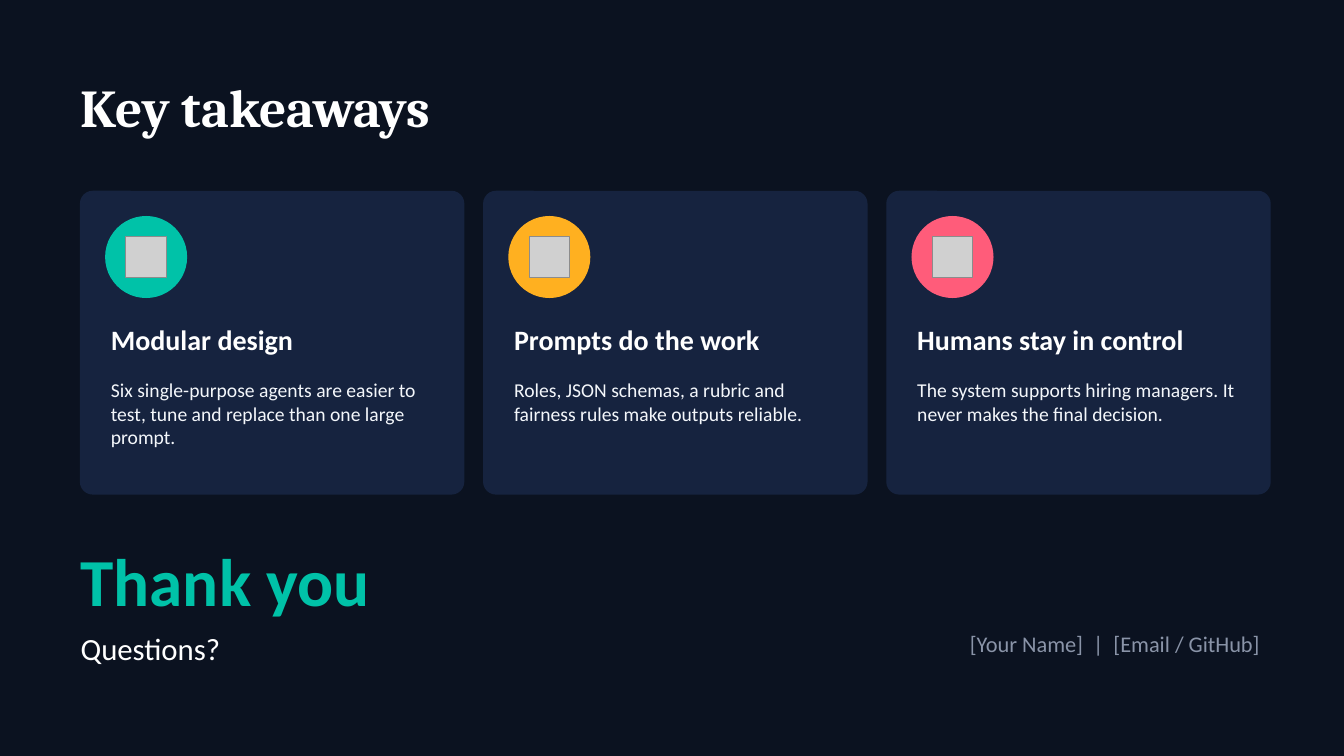
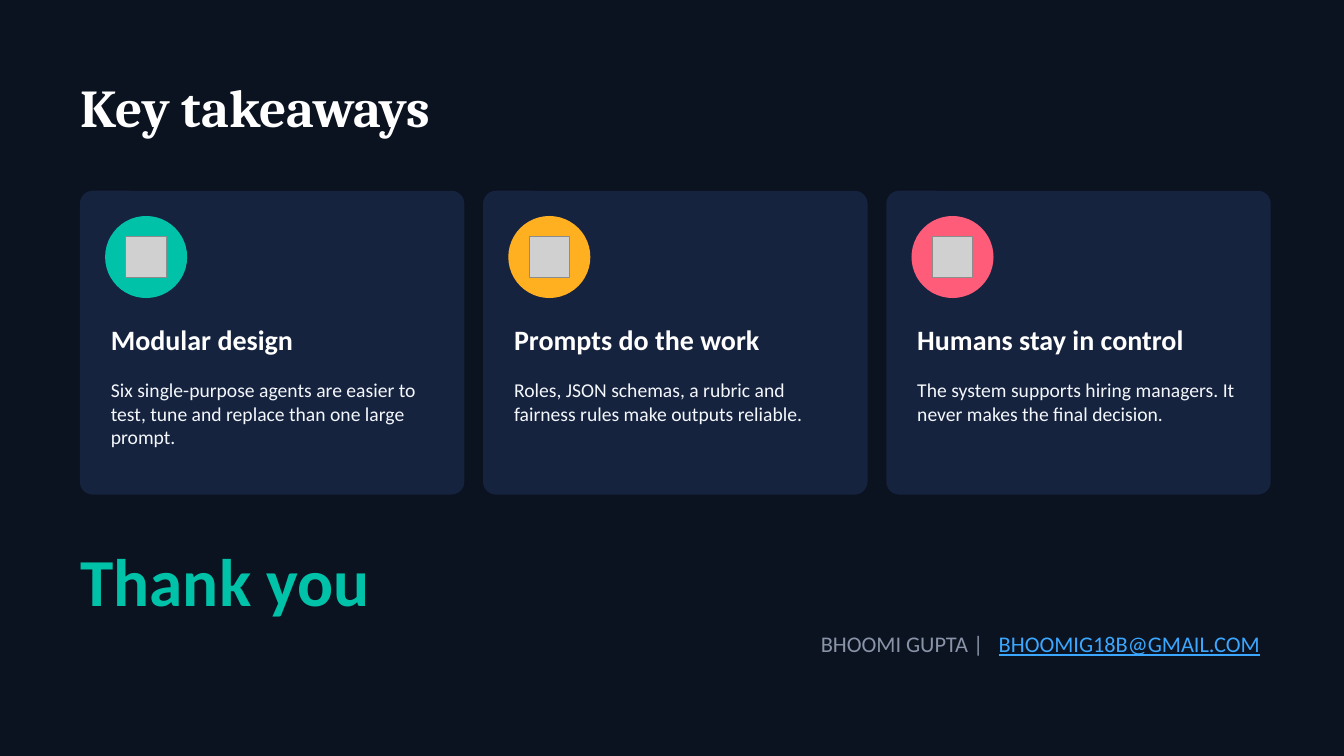
Before and after one commit to jetflox/AI-INTERVIEWING-SYSTEM-, a slide deck: slide 17 of AI_Recruitment_Interview_System.pptx. Drawn at 1344x756 pixels with LibreOffice and Linux fonts; fonts in the diff are those of the drawing; grey boxes stand for pictures. Boxes give left, top, right and bottom in pixels: in the first picture for what was removed or moved away, otherwise in the second. Text is boxed around its words. In the diff, an @@ line names an element or a change of style, - is before the commit and + after.

```diff
--- a/AI_Recruitment_Interview_System.pptx
+++ b/AI_Recruitment_Interview_System.pptx
@@ text removed at (x1=81, y1=638, x2=221, y2=664) @@
-Questions?
@@ text at (x1=821, y1=636, x2=1260, y2=656): text changed; text colour #8A94A8 to #3BA7FF @@
-[Your Name] | [Email / GitHub]
+BHOOMI GUPTA | BHOOMIG18B@GMAIL.COM
```
Also in this commit, not shown: 6 other slides changed.
